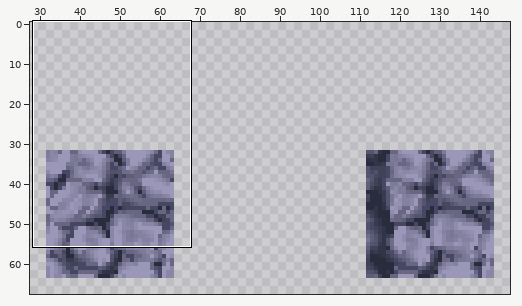
A sprite sheet gets an edit: dungeon/dungeon_tileset.png. Above, an overview of the earlier version with the close-up marked.
Close-up. Earlier state:
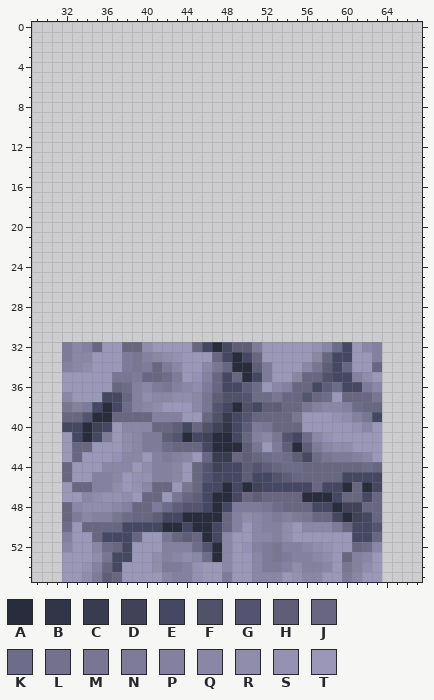
The file is 320x320 pixels. Colours within 5 levels of each other are drawn and written as one. Shown: x 29..67, y 0..55. The old version is drawn lined up with the new one. The wide view leaves out empty margins.
Palette (. is transparent): A #282c3c  B #323548  C #393b4f  D #414257  E #464762  F #515169  G #555470  H #5f5d78  J #696682  K #6d6c89  L #73718e  M #797694  N #7e7b9a  P #8481a0  Q #8986a6  R #8f8cac  S #9491b2  T #9a97b9
Pixels before, first column x 32:
32 NQPJTTJJRTTTTJEAEHHNTTTTTSQKETQP
33 NQQTTTNMPQRSTTTJEAEJTTTTTQJEETTP
34 PQRTTTNMNJNQTTQMJAAHNTTTQMHEJTTJ
35 TTTTTMMNJJKNTSPJEJAENTTQJJFEEPRT
36 TTTTTJKPQNMPQRNJEEHKTQPJJEHKEENQ
37 QTTTEEJPRQQRRQMHFFGKKMJJGJKTJJJM
38 MPNEAEKPQRTTTQMGEAFEHHJJMPQQPKJJ
39 JJGAAJJJJPPPTTJFCEGJJJJMTTTSRPME
40 EEADETQQQJJHEJFDBEHNMJJJTTTTTSQT
41 TEAENTRQNNHGAEDAAEJPQMGEKQSTTTTT
42 TJJTTTRQNNKJJJEAAAHMTNHAHNQRRTTT
43 TJTTTSQQTPNPQTJCCJHJKLKHEKMNNPQT
44 JTTTQQQTRPPQTJGDEEHGHJKKJJJJJJKJ
45 JTTPPQTSSPPQTJGEEEHEEGHJJJJJEEEE
46 TJJPPRTSQJJTMJEEAEADEEEEEJEEAJAE
47 TTQRSSRTJJTMJHEAAEJHJJJJAAAEJJEJ
48 JQRRRQPJJNKHGGEAENNNMKJJJEEADDJJ
49 JNQPPMKJJHEEAAAAJPRQPNPNMJJEADEJ
50 KTJJJJEEEEAAEAAEJPTQPPRTQQQNJEEG
51 PTTJEEEJTTMJHJAEQTTQQPRTTTTTTEEJ
52 QTTQKJETTTPPPKGAQTSPNMPPQRSTTJKQ
53 TTTRMEETTRPQRQKAQTTQNMNPPQRTJPQT
54 TTSPJETTTRNNPSTTQTTQNNPRPPQTMPRT
55 TTRNHJTTTTQPPSTTNTTQQQTSQQTTNQTT
And afterwards:
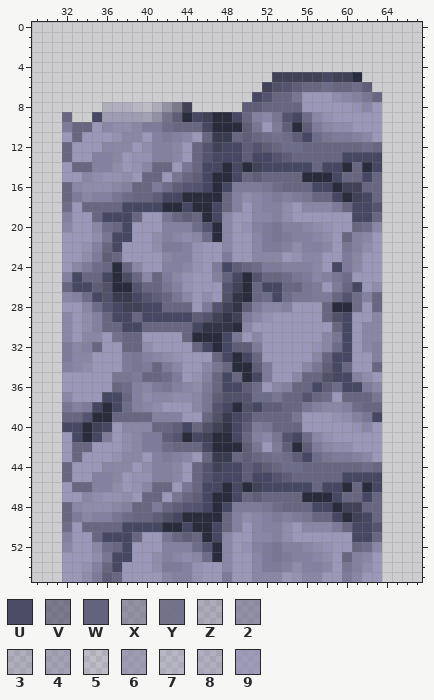
Colours new in this view: U #4b4d64  V #515169aa  W #63637e  X #64637e8d  Y #696883e2  Z #6c6b8755  2 #73718eaa  3 #73729055  4 #817e9d8d  5 #827f9e38  6 #8684a4aa  7 #8b88a855  8 #8b88a971  9 #8f8cadc6
The exact change:
whole drawing moved by +0,+32 (the old picture is shown already moved)
Changed rows in their new state; - is an unchanged pixel.
first column x 32:
 5 ---------------------DDDDDEDDA--
 6 --------------------DFGHJJKJJKH-
 7 -------------------EGJJMTTTRQPMJ
 8 ----38875ZXVD-----HHJJJJTTTTTSQT
 9 J--E699642YHAEDAAEJPQMGEKQSTTTTT
10 NJJTQRRQNNKJJJEAAAHMTNHAHNQRRTTT
11 TJTTTSQQTPNPQTJCCJHJKLKHEKMNNPQT
12 JTTTQQQTRPPQTJGDEEHGHJKKJJJJJJKJ
13 JTTPPQTSSPPQTJGEEEHEEGHJJJJJEEEE
14 TJJPPRTSQJJTMJEEAEADEEEEEJEEAJAE
15 TTQRSSRTJJTMJHEAAEJHJJJJAAAEJJEJ
16 JQRRRQPJJNKHGGEAENNNMKJJJEEADDJJ
17 JNQPPMKJJHEEAAAAJPRQPNPNMJJEADEJ
18 KTJJJJEEEEAAEAAEJPTQPPRTQQQNJEEG
19 PTTJEEEJTTMJHJAEQTTQQPRTTTTTTEEJ
20 QTTQKJETTTPPPKGAQTSPNMPPQRSTTJKQ
21 TTTRMEETTRPQRQKAQTTQNMNPPQRTJPQT
22 TTSPJETTTRNNPSTTQTTQNNPRPPQTMPRT
23 TTRNHJTTTTQPPSTTNTTQQQTSQQTTNQTT
24 TQNKJAJQTTPPQSTNEHJKNNPPPQTENQTT
25 PEJJEAUJQJNQSTTPWEAGJJKMNQPMKTTT
26 JEEHFAAGJJMPSTTTGDAJEEJJMNTNJETR
27 QPKEFCCEGHJMQTRTFBAJKEKMMNNJGKPJ
28 TTQKGEDDEEJJJTNGDBHNQQPTTTJAAKTJ
29 QTRPJEEJEEEEEHGDBDNQSTTTTTJFETTQ
30 QTRPJJEEJJJJJEBBBAQTTTTTTTTJETQQ
31 QTQQTLJJTTTTJAAAEMTQTTTTTTQMETQQ
first column x 42:
48 J
49 F
